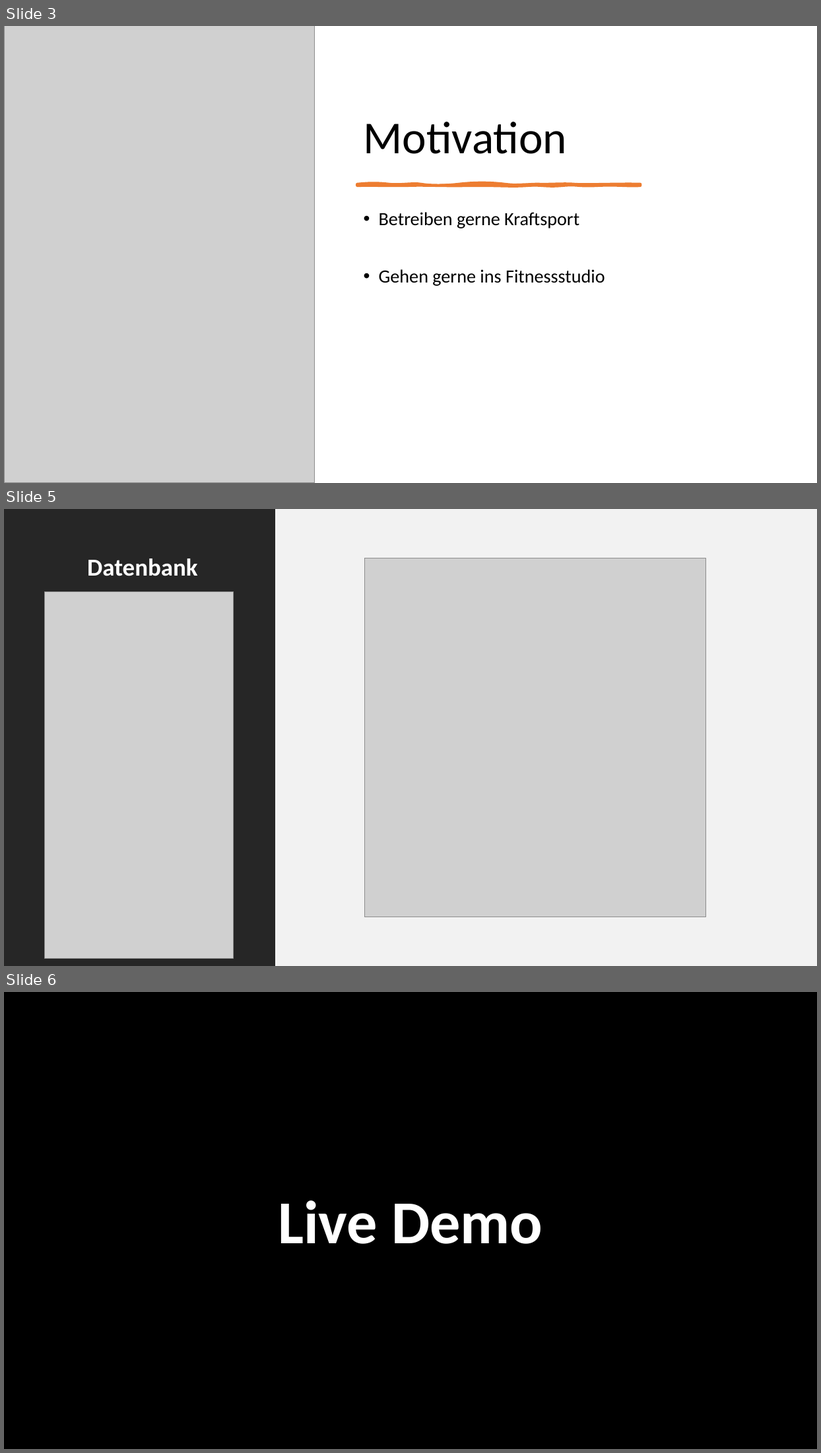
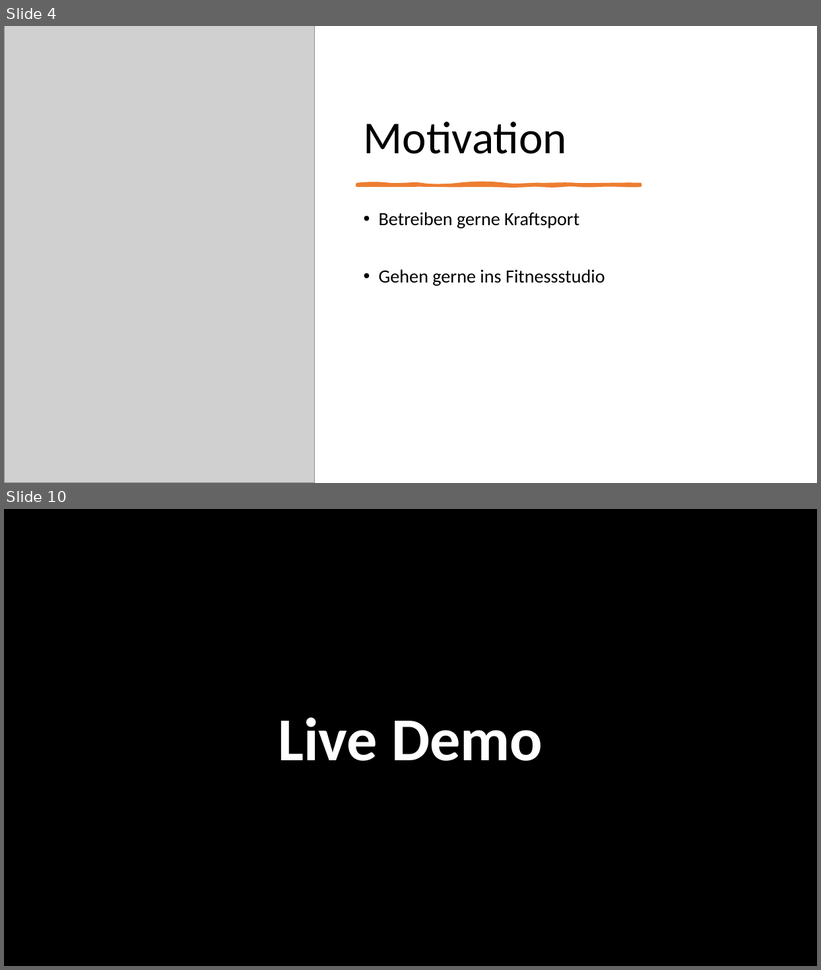
Before and after one commit to ab321/stayfit, a slide deck: powerpoint/stayfit.pptx. Shown one above the other, each under a label of ours: slides 3, 5 and 6 before the commit, slides 4 and 10 after it; the slides between them are not shown. The pictures are 821x1453 and 821x970 pixels, drawn with LibreOffice and Linux fonts; fonts in the diff are those of the drawing; grey boxes stand for pictures; background and template pictures are left out. Boxes give left, top, right and bottom in pixels: in the first picture for what was removed or moved away, otherwise in the second. Text is boxed around its words. In the diff, an @@ line names an element or a change of style, - is before the commit and + after.

```diff
--- a/powerpoint/stayfit.pptx
+++ b/powerpoint/stayfit.pptx
@@ slide 5 removed at bbox=[4, 509, 817, 966], background #FFFFFF @@
@@ rectangle removed at bbox=[4, 509, 275, 966] @@
@@ rectangle removed at bbox=[253, 509, 817, 966] @@
@@ title removed at bbox=[87, 559, 198, 576] @@
-Datenbank
@@ picture removed at bbox=[364, 558, 706, 917] @@
@@ picture removed at bbox=[45, 591, 234, 958] @@
@@ what was slide 3 is now slide 4 @@
@@ what was slide 6 is now slide 10 @@
```
Also in this commit, not shown: 2 slides changed, 5 slides added, 8 other files.
